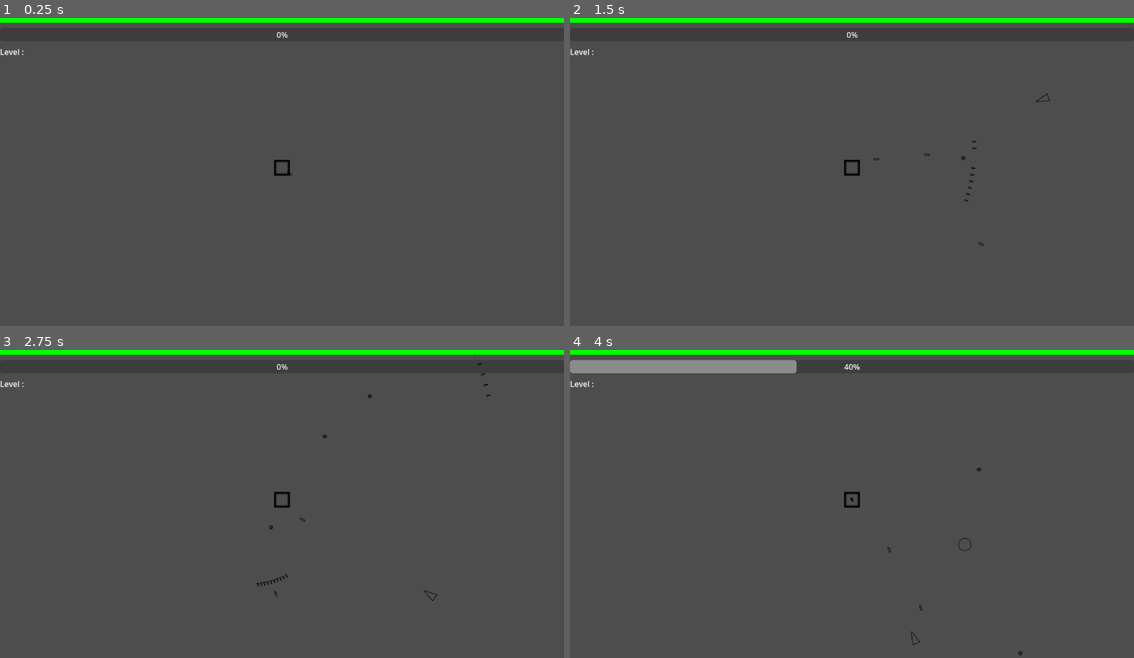
Above: before the commit, frames 1-4 (two rows, left to right).
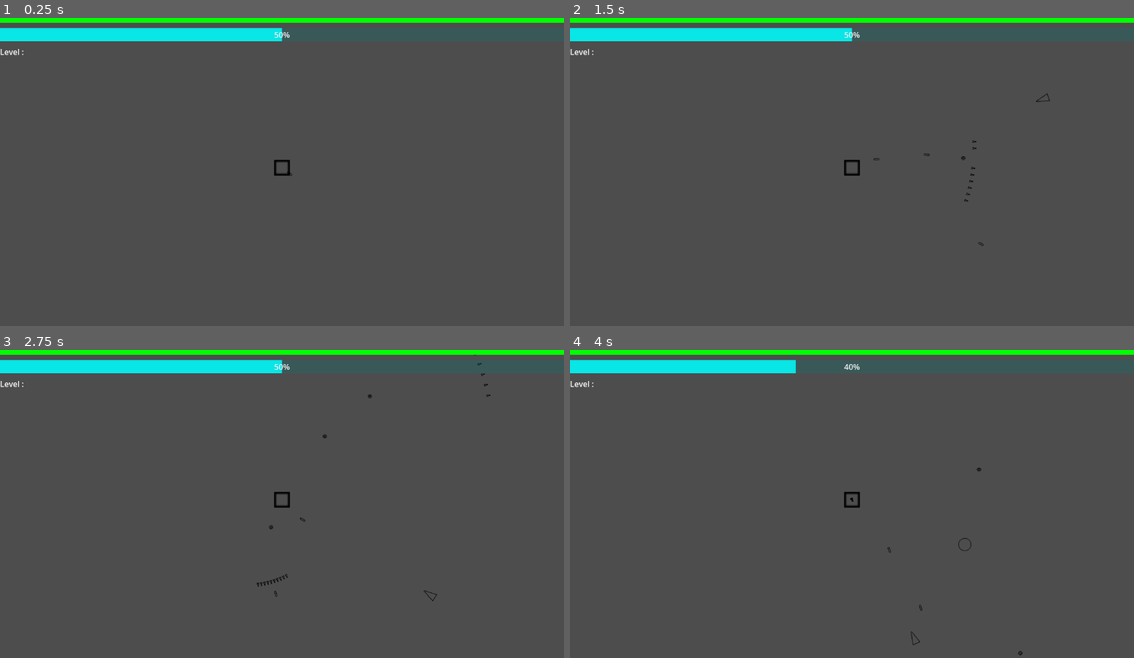
Above: after the commit, the same moments.

Repository: ROKAMETISM/Composition-Based-Practice-1
Game: Godot game, scene res://Scenes/main_game.tscn
Two runs of this game, one before a commit and one after it. Both use one fixed random seed, a clock stepped at 60 frames per second and the inputs below.
Inputs:
- Up to frame 1 (0.25 s): no input
- Up to frame 2 (1.5 s): tap Enter at 0.5 s; hold D (move_right) 0.53-1.28 s; hold S (move_down) from 1.28 s (still down)
- Up to frame 3 (2.75 s): release S (move_down) at 2.03 s; hold D (move_right) from 2.03 s (still down)
- Up to frame 4 (4 s): release D (move_right) at 2.78 s; hold W (move_up) 2.78-3.53 s; tap Space at 3.5 s; hold A (move_left) from 3.53 s (still down)

The runs differ from the first frame. In frame 1, 4.2% of the frame differs, in the area x 0-100%, y 3-8%; in frame 2, 4.2%; in frame 3, 4.2%; in frame 4, 4.2%.

Commit message:
Update XPBar theme override

Diff:
--- a/Scenes/hud.tscn
+++ b/Scenes/hud.tscn
@@ -1,7 +1,13 @@
-[gd_scene load_steps=3 format=3 uid="uid://ebsl77nbjexh"]
+[gd_scene load_steps=5 format=3 uid="uid://ebsl77nbjexh"]
 
 [ext_resource type="Script" uid="uid://bqvdviukqfjac" path="res://Scripts/hud.gd" id="1_e0onf"]
 [ext_resource type="Theme" uid="uid://bb5gfkuix4cwx" path="res://GameTheme.tres" id="2_fccik"]
+
+[sub_resource type="StyleBoxFlat" id="StyleBoxFlat_fccik"]
+bg_color = Color(0, 0.5019608, 0.5019608, 0.2509804)
+
+[sub_resource type="StyleBoxFlat" id="StyleBoxFlat_bjfho"]
+bg_color = Color(0, 1, 1, 0.8509804)
 
 [node name="HUD" type="Control"]
 layout_mode = 3
@@ -30,6 +36,9 @@
 anchor_bottom = 0.058
 offset_bottom = 27.0
 grow_horizontal = 2
+theme_override_styles/background = SubResource("StyleBoxFlat_fccik")
+theme_override_styles/fill = SubResource("StyleBoxFlat_bjfho")
+value = 50.0
 
 [node name="LevelLabel" type="Label" parent="."]
 layout_mode = 1
--- /dev/null
+++ b/upgrade_card_theme.tres
@@ -0,0 +1,3 @@
+[gd_resource type="Theme" format=3 uid="uid://g6na1d3fpjv7"]
+
+[resource]
